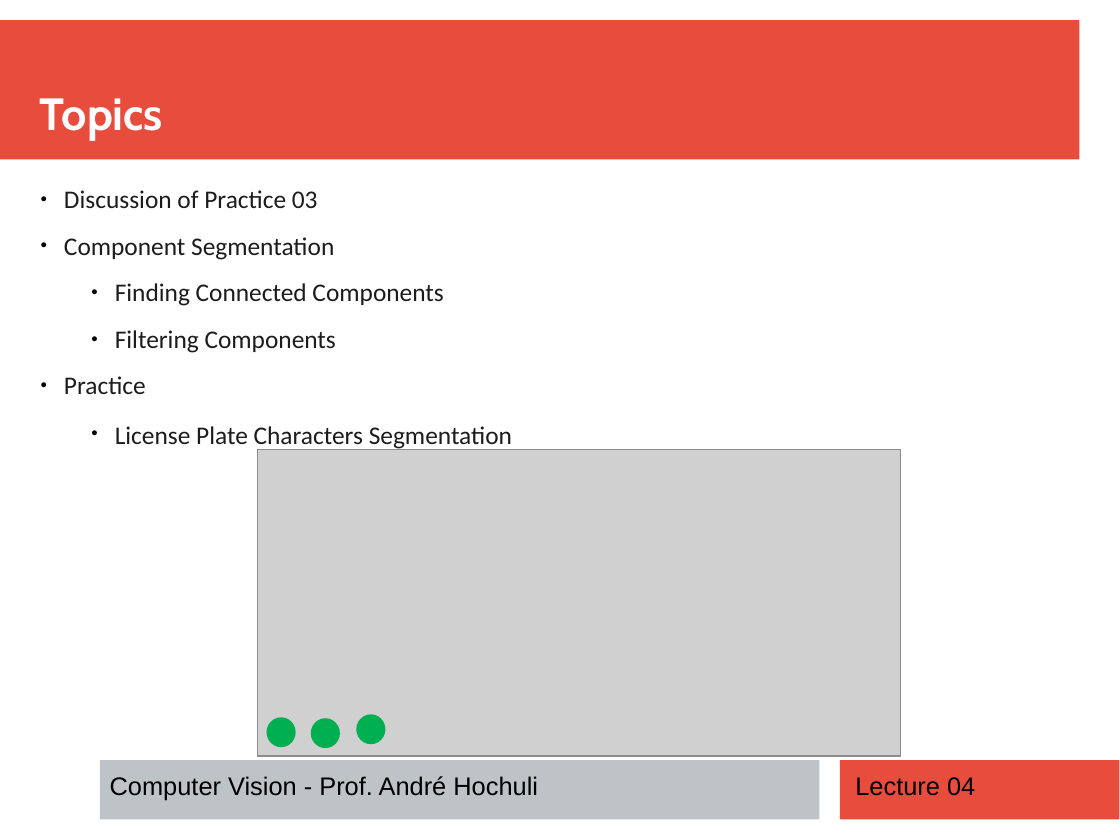
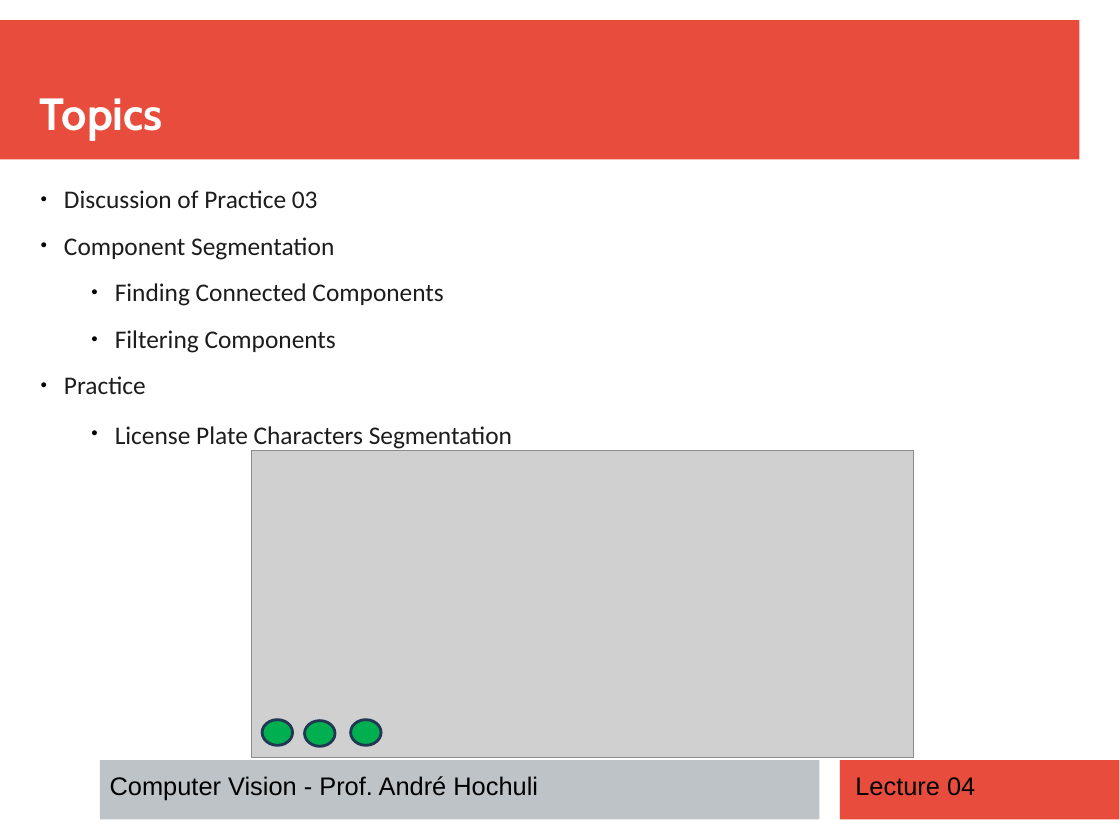
Before and after one commit to andrehochuli/teaching, a slide deck: slide 2 of ComputerVision/Lecture 04 - Finding Components/Lecture 04 - Component Segmentation.pptx. Drawn at 1120x840 pixels with LibreOffice and Linux fonts; fonts in the diff are those of the drawing; grey boxes stand for pictures. Boxes give left, top, right and bottom in pixels: in the first picture for what was removed or moved away, otherwise in the second. Text is boxed around its words. In the diff, an @@ line names an element or a change of style, - is before the commit and + after.

```diff
--- a/ComputerVision/Lecture 04 - Finding Components/Lecture 04 - Component Segmentation.pptx
+++ b/ComputerVision/Lecture 04 - Finding Components/Lecture 04 - Component Segmentation.pptx
@@ picture: place and size @@
-picture at (257,450,900,757)
+picture at (252,451,915,758)
@@ ellipse: place and size @@
-ellipse at (268,719,295,746)
+ellipse at (262,720,293,745)
@@ ellipse: place and size @@
-ellipse at (312,720,338,747)
+ellipse at (305,721,335,746)
@@ outline #00B050 2 pt to #233953 2 pt in 3 elements at (262,720,293,745), (305,721,335,746), (351,720,381,745) @@
@@ ellipse: place and size @@
-ellipse at (358,717,384,744)
+ellipse at (351,720,381,745)
```
Also in this commit, not shown: 8 other files.
